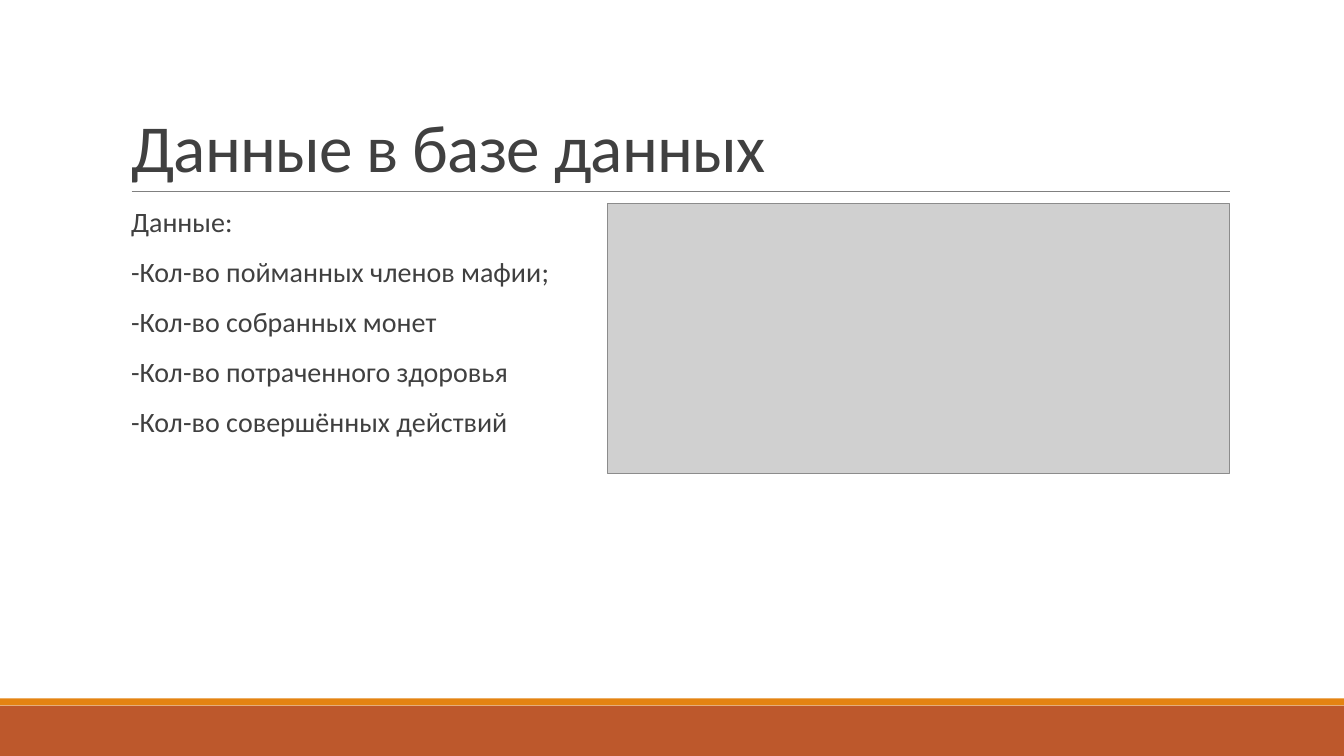
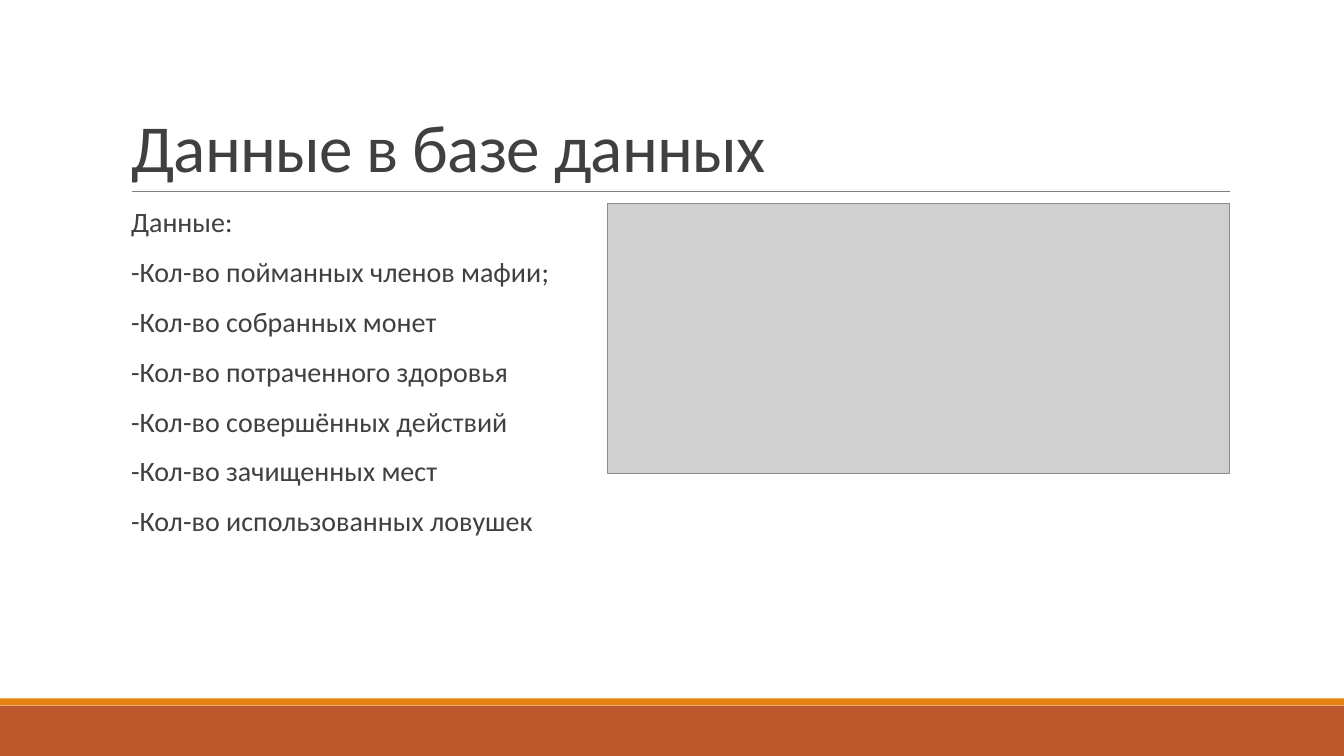
Before and after one commit to andreyvydra/trap_them, a slide deck: slide 9 of documentation/Trap them.pptx. Drawn at 1344x756 pixels with LibreOffice and Linux fonts; fonts in the diff are those of the drawing; grey boxes stand for pictures. Boxes give left, top, right and bottom in pixels: in the first picture for what was removed or moved away, otherwise in the second. Text is boxed around its words. In the diff, an @@ line names an element or a change of style, - is before the commit and + after.

```diff
--- a/documentation/Trap them.pptx
+++ b/documentation/Trap them.pptx
@@ text at box(131, 463, 532, 536): paragraphs added @@
+  -Кол-во зачищенных мест
+  -Кол-во использованных ловушек
```
Also in this commit, not shown: 1 other slide changed.
